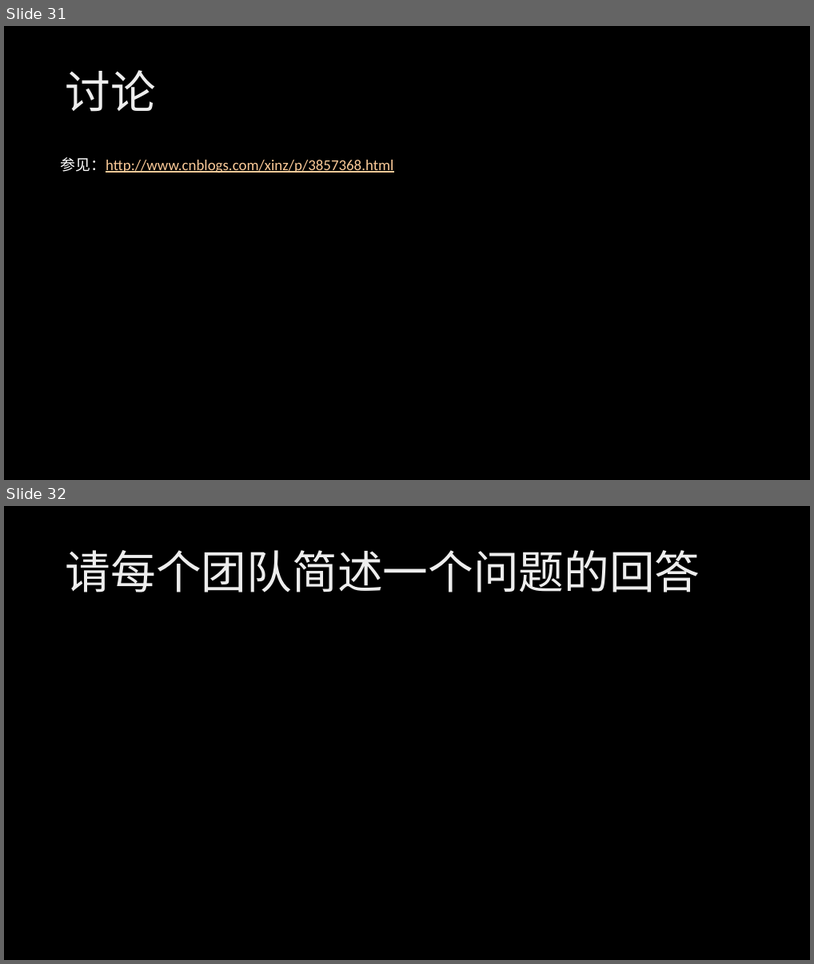
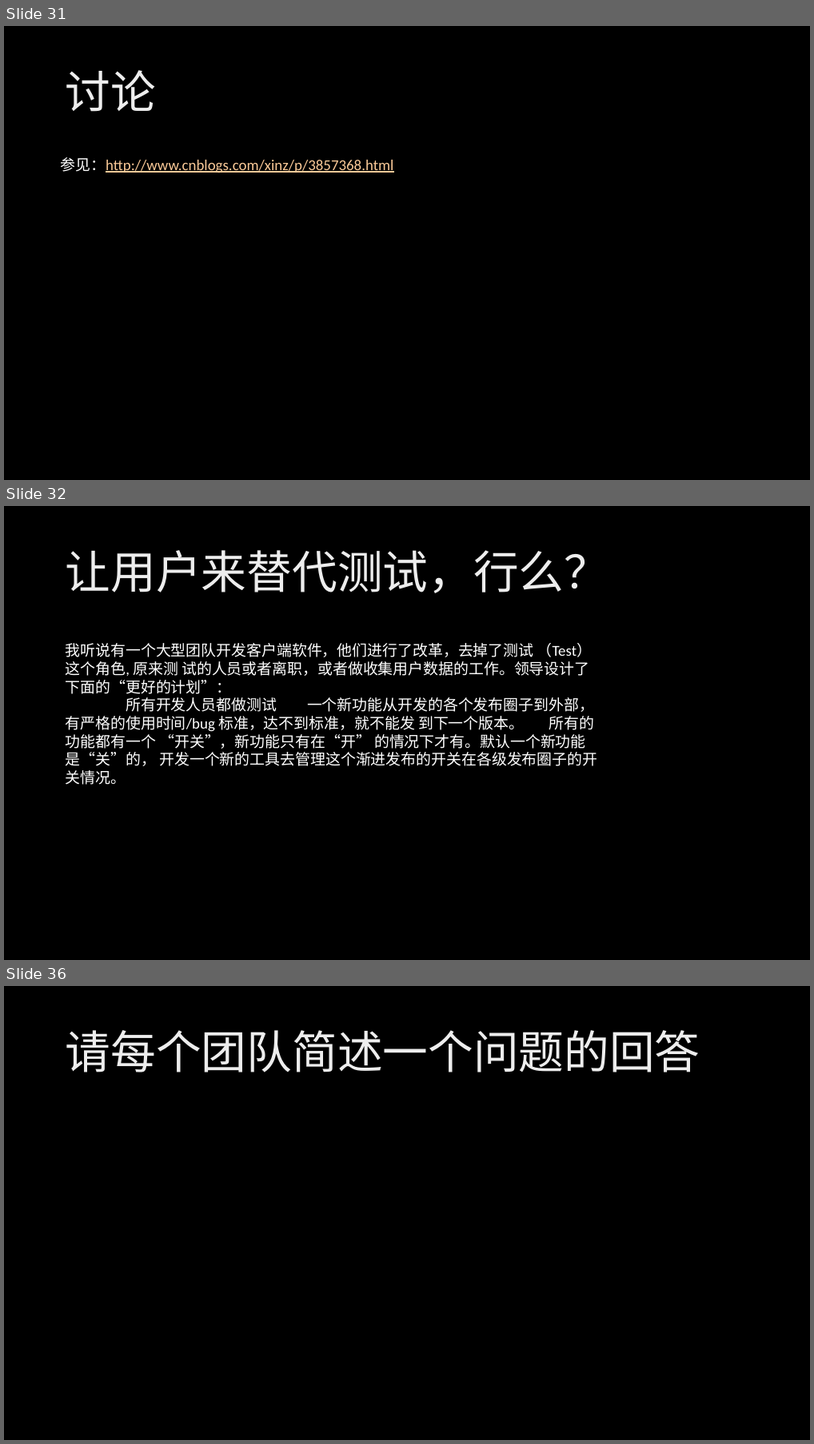
Before and after one commit to xinase/ASE, a slide deck: chapter14/ASE_14_Quality_of_SWE.pptx. Shown one above the other, each under a label of ours: slides 31 and 32 before the commit, slides 31, 32 and 36 after it; the slides between them are not shown. The pictures are 814x964 and 814x1444 pixels, drawn with LibreOffice and Linux fonts; fonts in the diff are those of the drawing; background and template pictures are left out. Boxes give left, top, right and bottom in pixels: in the first picture for what was removed or moved away, otherwise in the second. Text is boxed around its words. In the diff, an @@ line names an element or a change of style, - is before the commit and + after.

```diff
--- a/chapter14/ASE_14_Quality_of_SWE.pptx
+++ b/chapter14/ASE_14_Quality_of_SWE.pptx
@@ slide 32 added at [4, 506, 810, 960], background picture (left out) @@
@@ title added at [66, 550, 610, 593], 54 pt, text gradient #BFBFBF to #EDEDED to #FFFFFF @@
+让用户来替代测试，行么？
@@ text added at [66, 643, 598, 784], 18 pt, text #FFFFFF @@
+我听说有一个大型团队开发客户端软件，他们进行了改革，去掉了测试 （Test）这个角色, 原来测 试的人员或者离职，或者做收集用户数据的工作。领导设计了下面的“更好的计划”：
+所有开发人员都做测试 一个新功能从开发的各个发布圈子到外部，有严格的使用时间/bug 标准，达不到标准，就不能发 到下一个版本。 所有的功能都有一个 “开关”，新功能只有在“开” 的情况下才有。默认一个新功能是“关”的， 开发一个新的工具去管理这个渐进发布的开关在各级发布圈子的开关情况。
@@ what was slide 32 is now slide 36 @@
```
Also in this commit, not shown: 2 slides changed, 3 other slides added.
